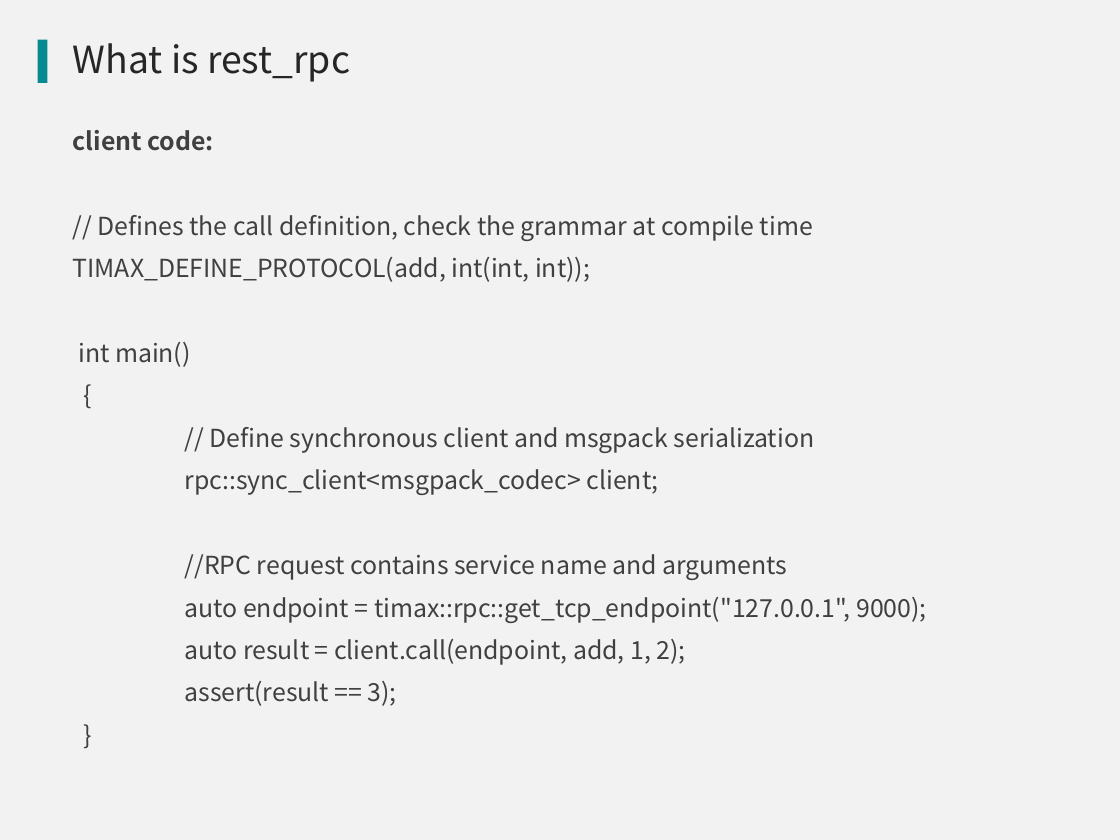
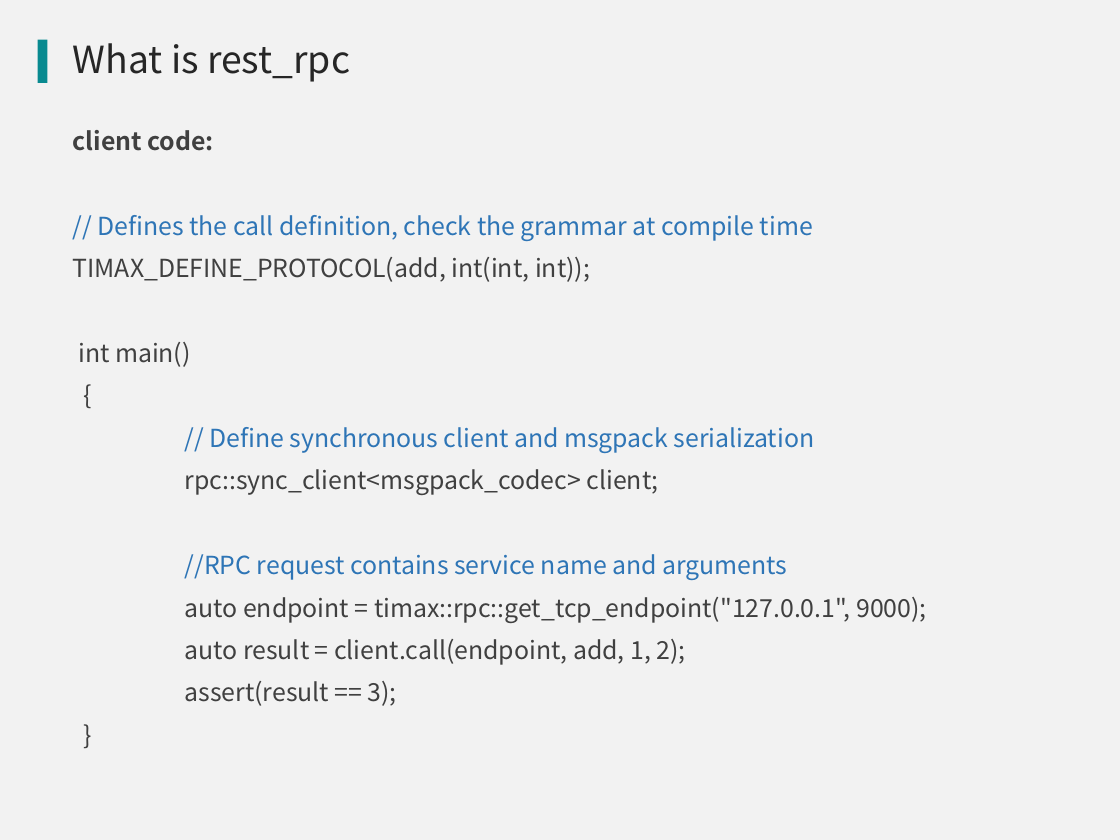
Before and after one commit to qicosmos/cppnow2017-ppt, a slide deck: slide 7 of An easy to use RPC framework implemented by c++11 and c++14.pptx. Drawn at 1120x840 pixels with LibreOffice and Linux fonts; fonts in the diff are those of the drawing; background and template pictures are left out. Boxes give left, top, right and bottom in pixels: in the first picture for what was removed or moved away, otherwise in the second. Text is boxed around its words. In the diff, an @@ line names an element or a change of style, - is before the commit and + after.

```diff
--- a/An easy to use RPC framework implemented by c++11 and c++14.pptx
+++ b/An easy to use RPC framework implemented by c++11 and c++14.pptx
@@ text at [98, 215, 815, 580]: text colour #404040 to #2E75B6 in "// Defines the call definition, check the ...", "// Define synchronous client and msgpack serialization", "//RPC request contains service name and arguments" @@
```
Also in this commit, not shown: 1 other slide changed, 3 slides added, 2 slides removed.
